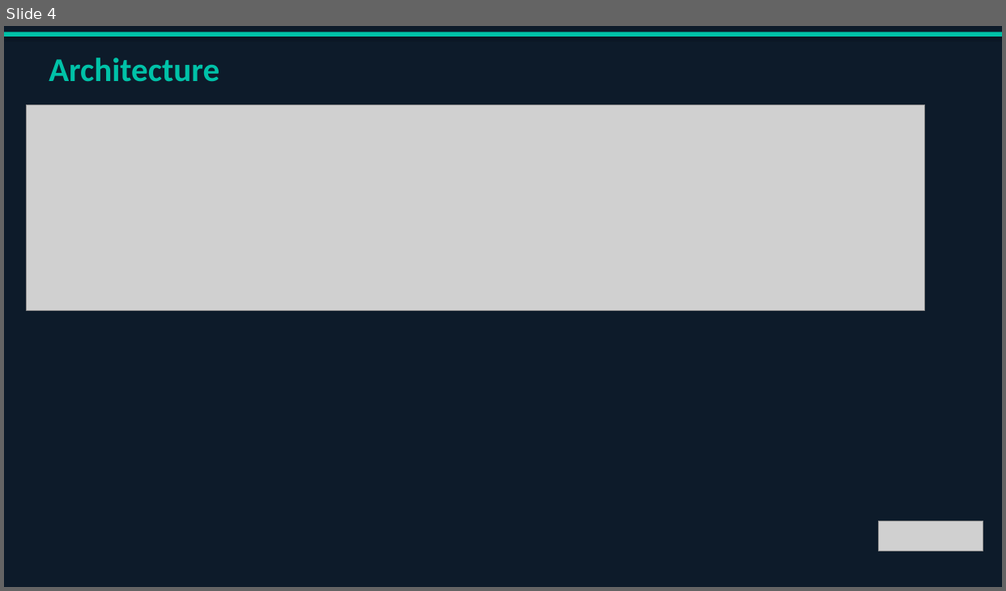
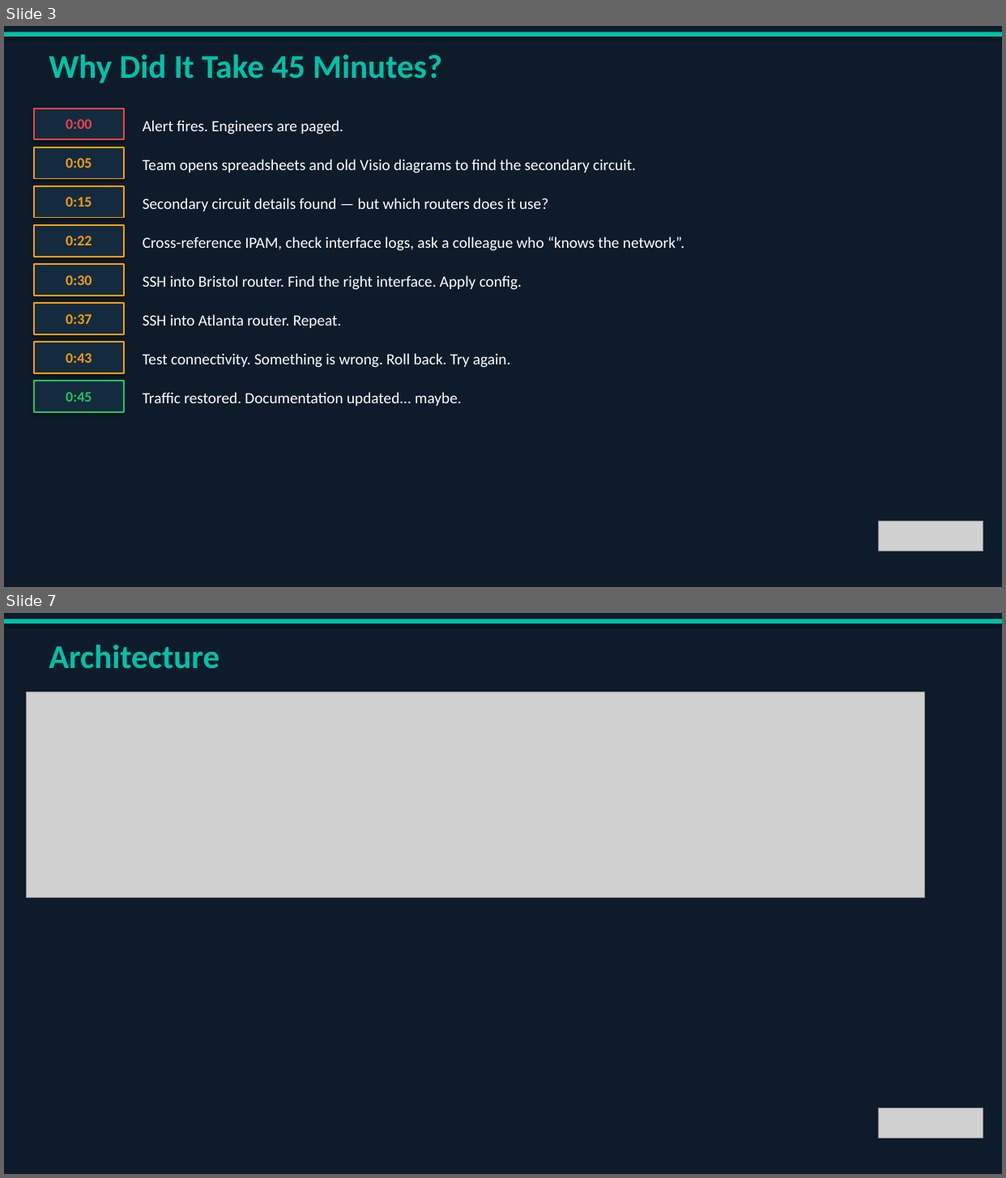
Before and after one commit to my0373/summit-netbox-circuits-demo, a slide deck: slides/Summit_Demo_Deck.pptx. Shown one above the other, each under a label of ours: slide 4 before the commit, slides 3 and 7 after it; the slides between them are not shown. The pictures are 1006x591 and 1006x1178 pixels, drawn with LibreOffice and Linux fonts; fonts in the diff are those of the drawing; grey boxes stand for pictures. Boxes give left, top, right and bottom in pixels: in the first picture for what was removed or moved away, otherwise in the second. Text is boxed around its words. In the diff, an @@ line names an element or a change of style, - is before the commit and + after.

```diff
--- a/slides/Summit_Demo_Deck.pptx
+++ b/slides/Summit_Demo_Deck.pptx
@@ slide 3 added at bbox=[4, 26, 1002, 587], background #0D1B2A @@
@@ rectangle added at bbox=[4, 32, 1002, 37], fill #00C2A8 @@
@@ text added at bbox=[49, 54, 442, 84], 32 pt, text #00C2A8, bold @@
+Why Did It Take 45 Minutes?
@@ rectangle added at bbox=[34, 109, 124, 139], fill #142A3E, outline #EF4444 1.5 pt @@
@@ text added at bbox=[66, 119, 91, 129], 14 pt, text #EF4444, bold @@
+0:00
@@ text added at bbox=[143, 120, 343, 135], 15 pt, text #FFFFFF @@
+Alert fires. Engineers are paged.
@@ rectangle added at bbox=[34, 148, 124, 179], fill #142A3E, outline #F59E0E 1.5 pt @@
@@ text added at bbox=[66, 158, 91, 168], 14 pt, text #F59E0E, bold @@
+0:05
@@ text added at bbox=[143, 159, 636, 173], 15 pt, text #FFFFFF @@
+Team opens spreadsheets and old Visio diagrams to find the secondary circuit.
@@ rectangle added at bbox=[34, 186, 124, 218], fill #142A3E, outline #F59E0E 1.5 pt @@
@@ text added at bbox=[66, 197, 91, 207], 14 pt, text #F59E0E, bold @@
+0:15
@@ text added at bbox=[143, 198, 548, 211], 15 pt, text #FFFFFF @@
+Secondary circuit details found — but which routers does it use?
@@ rectangle added at bbox=[34, 225, 124, 257], fill #142A3E, outline #F59E0E 1.5 pt @@
@@ text added at bbox=[66, 236, 91, 246], 14 pt, text #F59E0E, bold @@
+0:22
@@ text added at bbox=[143, 237, 684, 251], 15 pt, text #FFFFFF @@
+Cross-reference IPAM, check interface logs, ask a colleague who “knows the network”.
@@ rectangle added at bbox=[34, 264, 124, 296], fill #142A3E, outline #F59E0E 1.5 pt @@
@@ text added at bbox=[66, 275, 91, 285], 14 pt, text #F59E0E, bold @@
+0:30
@@ text added at bbox=[143, 275, 522, 290], 15 pt, text #FFFFFF @@
+SSH into Bristol router. Find the right interface. Apply config.
@@ rectangle added at bbox=[34, 303, 124, 335], fill #142A3E, outline #F59E0E 1.5 pt @@
@@ text added at bbox=[66, 314, 91, 324], 14 pt, text #F59E0E, bold @@
+0:37
@@ text added at bbox=[143, 314, 342, 328], 15 pt, text #FFFFFF @@
+SSH into Atlanta router. Repeat.
@@ rectangle added at bbox=[34, 342, 124, 373], fill #142A3E, outline #F59E0E 1.5 pt @@
@@ text added at bbox=[66, 353, 91, 363], 14 pt, text #F59E0E, bold @@
+0:43
@@ text added at bbox=[143, 353, 511, 368], 15 pt, text #FFFFFF @@
+Test connectivity. Something is wrong. Roll back. Try again.
@@ rectangle added at bbox=[34, 381, 124, 412], fill #142A3E, outline #22C55E 1.5 pt @@
@@ text added at bbox=[66, 392, 91, 402], 14 pt, text #22C55E, bold @@
+0:45
@@ text added at bbox=[143, 392, 461, 406], 15 pt, text #FFFFFF @@
+Traffic restored. Documentation updated... maybe.
@@ picture added at bbox=[879, 522, 983, 552] @@
@@ what was slide 4 is now slide 7 @@
```
Also in this commit, not shown: 6 slides changed, 3 other slides added, 4 slides removed, 1 other file.
